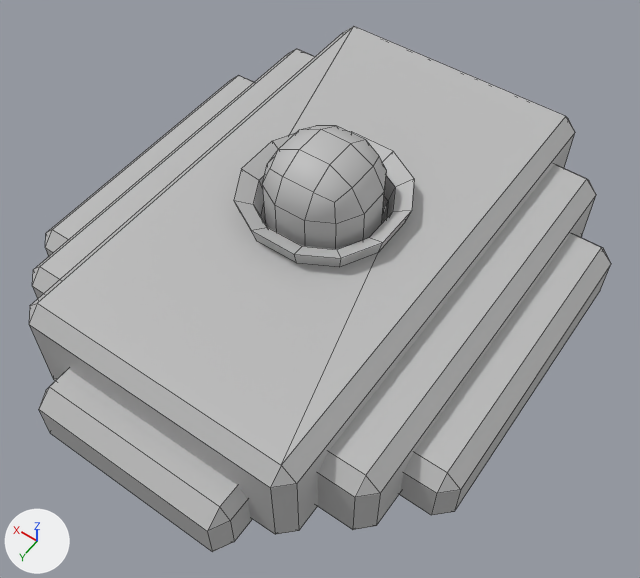
The FBX model Assets/Art/M_Button.fbx, before and after one commit.
One viewpoint serves both versions: a camera (50 mm lens) standing at (-0.00796, 0.01132, 0.01591) and looking at (-0.00034, 0.00066, -0.00086). Lighting does not change. The marker at lower left points along +X, +Y and +Z. Mesh edges are drawn as thin lines. Where no turn or scale is listed for an object, it has been applied to the vertices.

In view in the first picture: 'M_Button', 'M_Button_Base'.
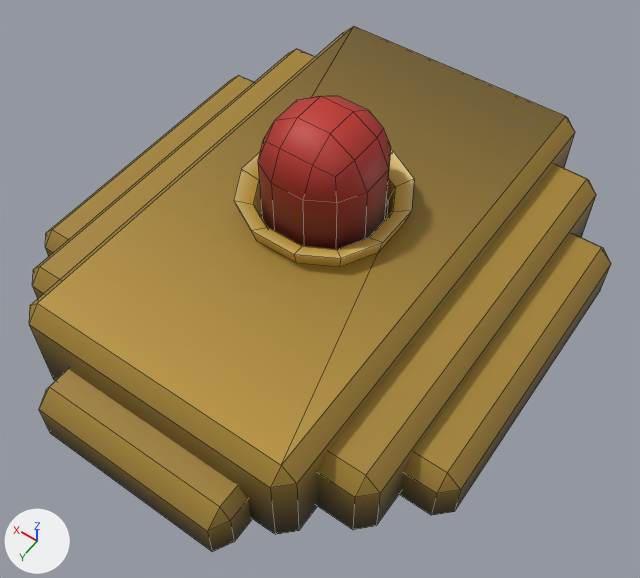
What differs and where, as boxes [x1, y1, x2, y2] in the pictures (640 x 578 px):
'M_Button_Base', recoloured, surface changed (grey to brown): [29, 26, 611, 552] in both
'M_Button', recoloured, mesh rescaled (6% wider, 24% taller): before [262, 126, 387, 249]; after [258, 96, 391, 249]

What changed in the scene script:
```text
Add img_t_gradients_png:
    img_t_gradients_png = load_image('T_Gradients.png', '_unpacked/T_Gradients.png', 512, 512, 'sRGB')
Add mat_phong2:
    mat_phong2 = principled_material('phong2')
    mat_phong2.texture = img_t_gradients_png
    mat_phong2.roughness = 0.553
Change me_mesh:
    where me_mesh.from_pydata(...)  # 56 vertices, 54 faces; spans x -0.00129..0.00129, y -0.00129..0.00129, z -0.0039..0.00306
    used by ob_m_button; location = (0.0, 0.0, 0.0)
    remove me_mesh.materials.append(mat_phong1)  # grey #bcbcbc
    me_mesh part 1: the whole mesh is scaled about its middle by (1.04, 1.04, 1.21), then moved by (0.0, 0.0, 0.00014)
    add me_mesh.materials.append(mat_phong2)  # picture img_t_gradients_png
Change me_mesh_001:
    where me_mesh_001.from_pydata(...)  # 168 vertices, 166 faces; spans x -0.00577..0.00577, y -0.00706..0.00706, z -0.00168..0.00168
    used by ob_m_button_base; location = (0.0, 0.0, 0.00011)
    remove me_mesh_001.materials.append(mat_phong1)  # grey #bcbcbc
    me_mesh_001 part 2: texture (UV) coordinates of 166 of 166 faces, centred in x -0.00577..0.00577, y -0.00706..0.00706, z -0.00168..0.00158, changed; they spanned u 0.12..0.88, v 0.0..0.99 and now span u 0.67..0.98, v 0.13..0.99
    add me_mesh_001.materials.append(mat_phong2)  # picture img_t_gradients_png
```
